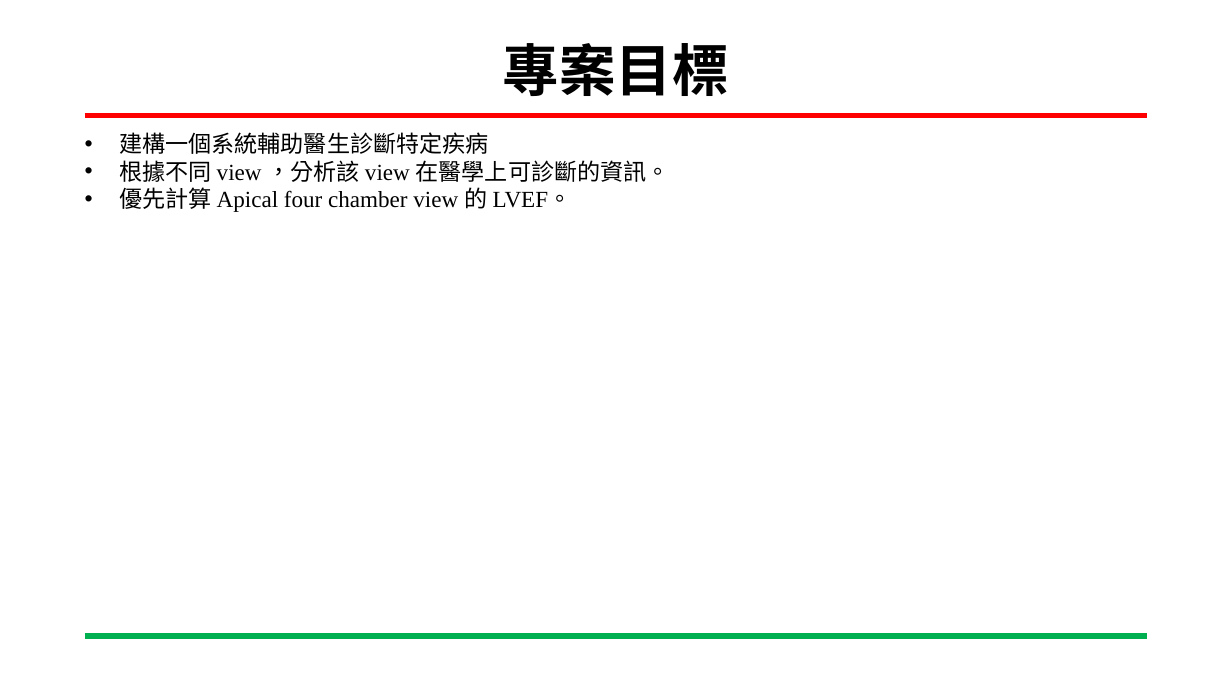
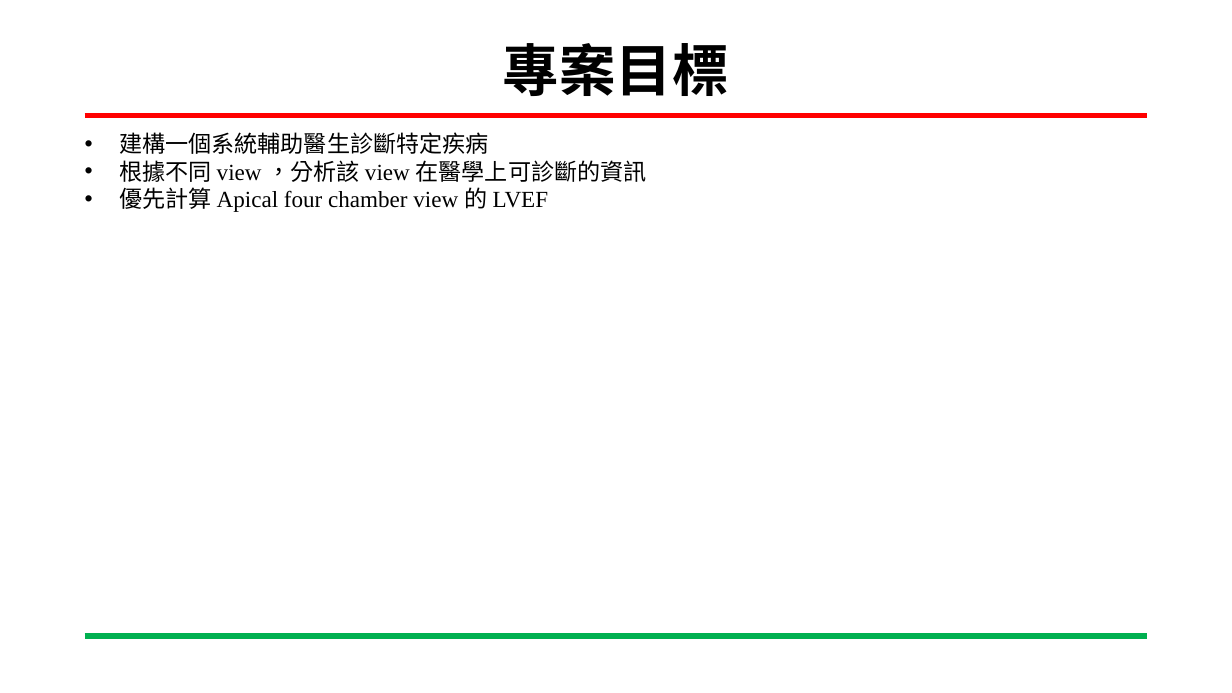
Before and after one commit to Sapphire0912/LaboratoryProject, a slide deck: slide 2 of N03-DevelopmentLog/心臟影像辨識_專案進度報告統整.pptx. Drawn at 1232x693 pixels with LibreOffice and Linux fonts; fonts in the diff are those of the drawing; background and template pictures are left out. Boxes give left, top, right and bottom in pixels: in the first picture for what was removed or moved away, otherwise in the second. Text is boxed around its words. In the diff, an @@ line names an element or a change of style, - is before the commit and + after.

```diff
--- a/N03-DevelopmentLog/心臟影像辨識_專案進度報告統整.pptx
+++ b/N03-DevelopmentLog/心臟影像辨識_專案進度報告統整.pptx
@@ text at (119, 160, 647, 212): text changed @@
-• 根據不同 view ，分析該 view 在醫學上可診斷的資訊。
-• 優先計算 Apical four chamber view 的 LVEF。
+• 根據不同 view ，分析該 view 在醫學上可診斷的資訊
+• 優先計算 Apical four chamber view 的 LVEF
```
Also in this commit, not shown: 2 other files.
